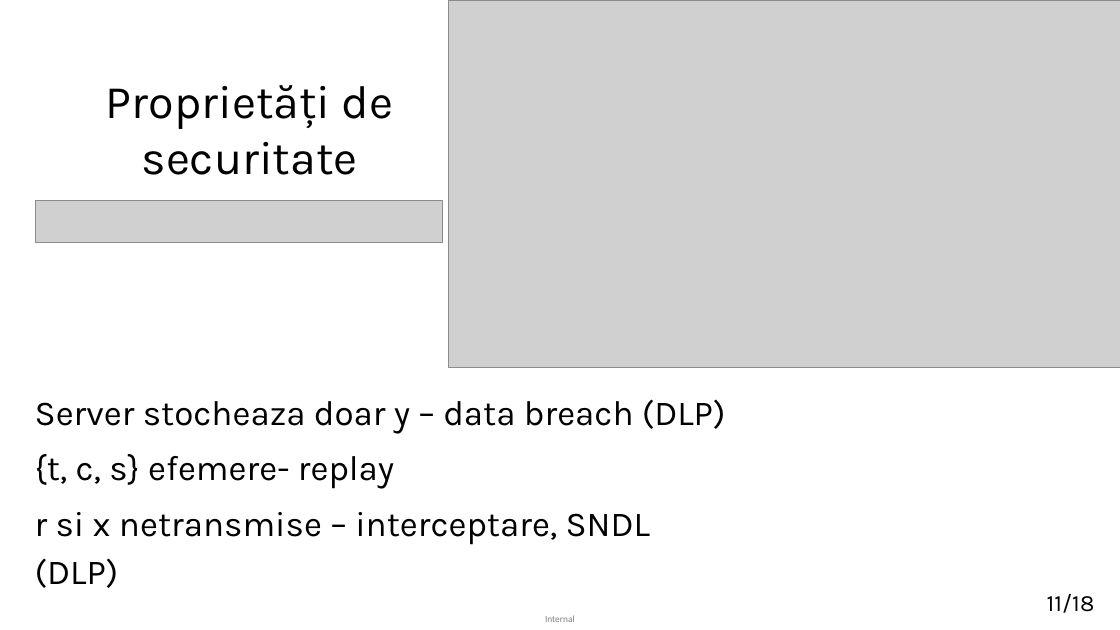
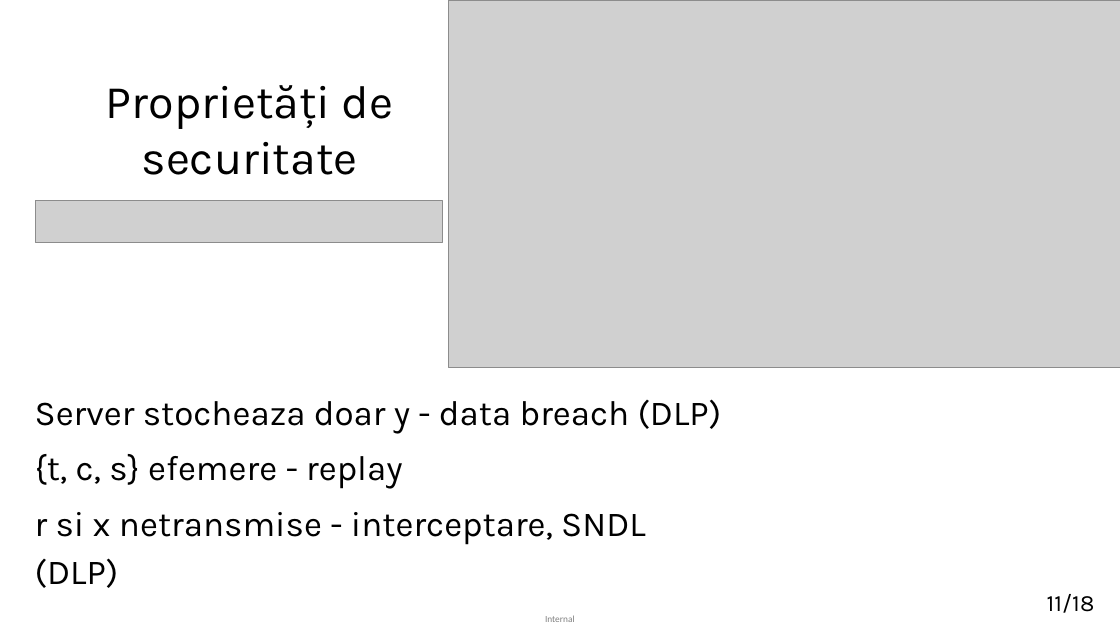
Before and after one commit to matei-rares-a/acas, a slide deck: slide 11 of docs/prezentare/current_draft/disertatie_matei_rares_prezentare_main.pptx. Drawn at 1120x630 pixels with LibreOffice and Linux fonts; fonts in the diff are those of the drawing; grey boxes stand for pictures. Boxes give left, top, right and bottom in pixels: in the first picture for what was removed or moved away, otherwise in the second. Text is boxed around its words. In the diff, an @@ line names an element or a change of style, - is before the commit and + after.

```diff
--- a/docs/prezentare/current_draft/disertatie_matei_rares_prezentare_main.pptx
+++ b/docs/prezentare/current_draft/disertatie_matei_rares_prezentare_main.pptx
@@ text at (x1=35, y1=399, x2=722, y2=545): text changed @@
-Server stocheaza doar y – data breach (DLP)
-{t, c, s} efemere- replay
-r si x netransmise – interceptare, SNDL (DLP)
+Server stocheaza doar y - data breach (DLP)
+{t, c, s} efemere - replay
+r si x netransmise - interceptare, SNDL (DLP)
```
Also in this commit, not shown: 3 other slides changed, 4 other files.
